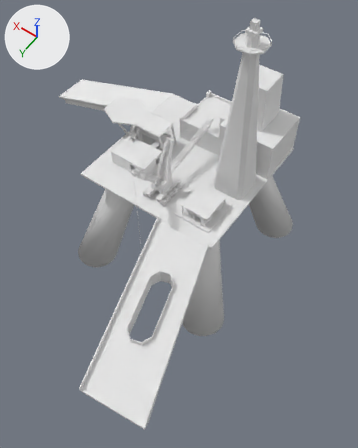
Before and after pictures for a commit that changed the Blender file Assets/Models/Decor/Crater/Ooil-Rig-1.blend.
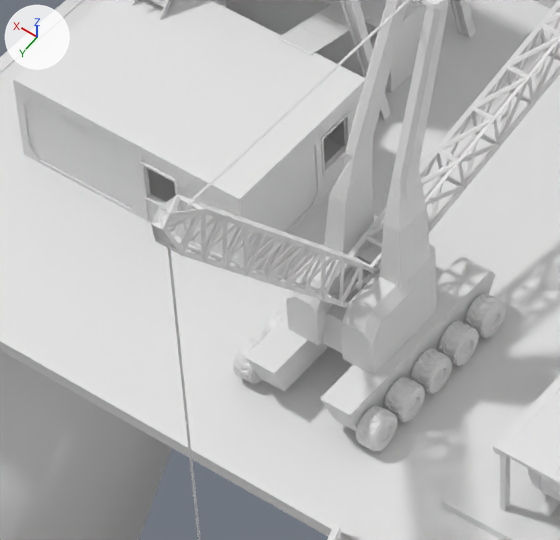
Each version is shown whole from a 50 mm lens placed at (-72.3, 107.9, 131.2), pointed at (-11.4, 22.7, -2.8), then close up on the part from 31% to 53% of the width and 31% to 49% of the height. The lights are fixed; the arrows at upper left show +X, +Y and +Z.
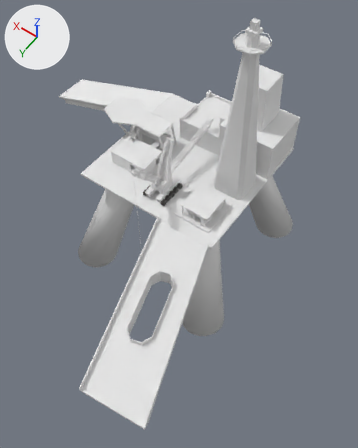
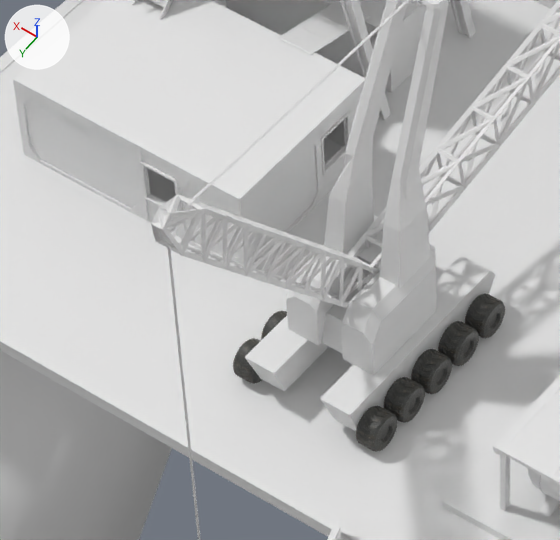
Boxes (x1, y1, x2, y2) around the edits, measured in the close-ups (560 x 540 px):
'Cylinder.006', recoloured: (233, 293, 505, 452) in both

The change, as a list of edits to the scene's bpy script:
```text
Add img_rubber_albedo_png:
    img_rubber_albedo_png = load_image('Rubber_Albedo.png', '../../../Textures/Decor/Rubber_Albedo.png', 1024, 358, 'sRGB')
Add mat_rubber_albedo_png:
    mat_rubber_albedo_png = principled_material('Rubber_Albedo.png')
    mat_rubber_albedo_png.texture = img_rubber_albedo_png
Change me_cylinder_009:
    where me_cylinder_009.from_pydata(...)  # 480 vertices, 390 faces; spans x -1.04..1.04, y -1.04..1.04, z -0.62..0.62
    add me_cylinder_009.materials.append(mat_rubber_albedo_png)  # picture img_rubber_albedo_png
```
